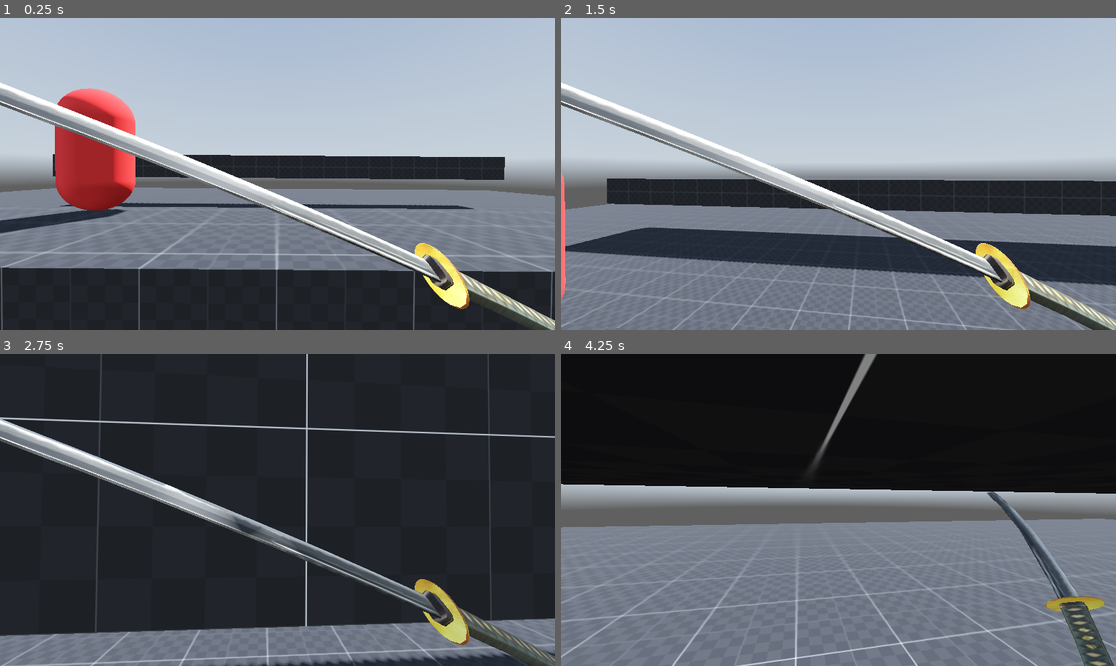
Above: before the commit, frames 1-4 (two rows, left to right).
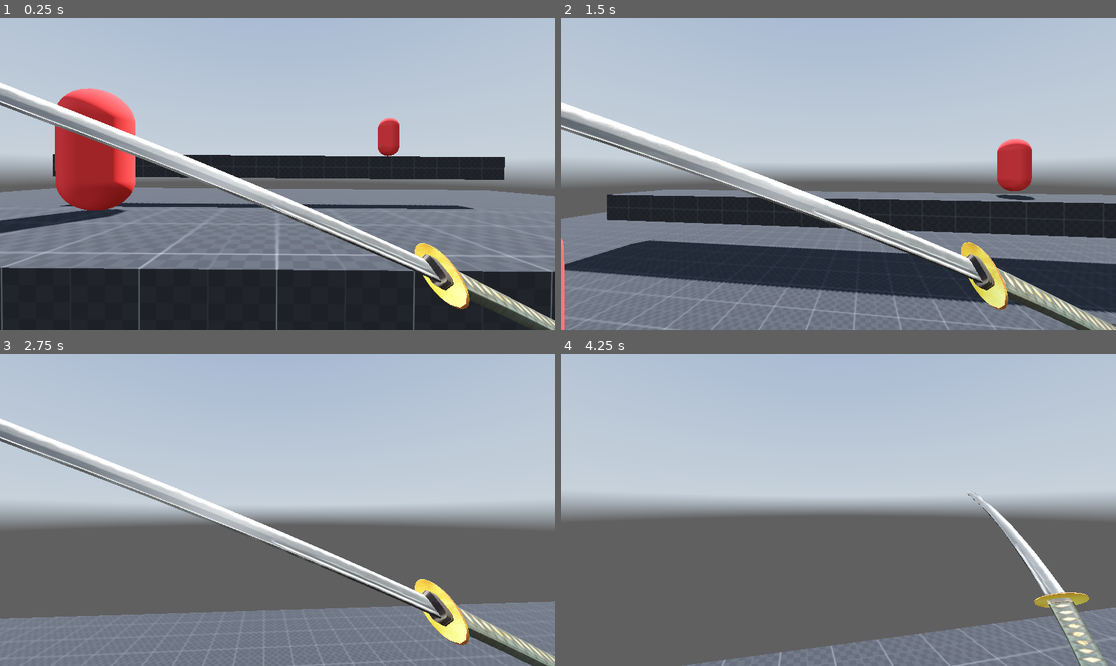
Above: after the commit, the same moments.

Repository: sugxt/slash
Game: Godot game, scene res://scenes/main.tscn
Same seed, same stepped clock (60 frames per second), same inputs: the game is played once before the commit and once after it. A sky picture missing from this copy of the repository is replaced by a grey-blue gradient.
Inputs (mouse positions are in pixels of both pictures, inside the frame that each line leads up to):
- Up to frame 1 (0.25 s): no input
- Up to frame 2 (1.5 s): tap Enter (ui_accept) at 0.5, 0.77, 1.07 s; move the mouse to (866, 174) at 0.52 s; hold C (crouch) 0.53-1.28 s; hold W (forward) from 0.53 s (still down); click (866, 174) at 0.8 s; move the mouse to (810, 174) at 1.27 s; click (810, 174) at 1.35 s
- Up to frame 3 (2.75 s): keep holding W (forward); tap Enter (ui_accept) at 1.52, 1.82, 2.3 s; tap Shift (sprint) at 1.55 s; move the mouse to (288, 503) at 2.02 s; hold Shift (sprint) from 2.03 s (still down)
- Up to frame 4 (4.25 s): keep holding W (forward); move the mouse to (832, 516) at 2.77 s; release Shift (sprint) at 2.78 s; tap Enter (ui_accept) at 2.85, 3.02, 3.32, 3.77, 4.07 s; tap C (crouch) at 3.05 s; move the mouse to (877, 513) at 3.52 s; hold C (crouch) from 3.53 s (still down); click (877, 513) at 3.8 s

The runs differ from the first frame. In frame 1, 0.4% of the frame differs, in the area x 68-72%, y 32-45%; in frame 2, 32%; in frame 3, 88%; in frame 4, 91%, in the area x 0-100%, y 0-100%.

Commit message:
feat::Added Double Jump and Fixed Sliding

Diff:
--- a/scenes/main.tscn
+++ b/scenes/main.tscn
@@ -339,7 +339,7 @@
 }
 
 [sub_resource type="BoxShape3D" id="BoxShape3D_tefeu"]
-size = Vector3(1.97974, 1, 1)
+size = Vector3(1.97974, 0.333984, 1.10938)
 
 [sub_resource type="Animation" id="Animation_o6xl0"]
 length = 0.001
@@ -378,18 +378,6 @@
 "transitions": PackedFloat32Array(1),
 "update": 0,
 "values": [Vector3(-0.462512, 3.14159, 0.462512)]
-}
-tracks/3/type = "value"
-tracks/3/imported = false
-tracks/3/enabled = true
-tracks/3/path = NodePath("Neck/head/eyes/Hitbox:monitoring")
-tracks/3/interp = 1
-tracks/3/loop_wrap = true
-tracks/3/keys = {
-"times": PackedFloat32Array(0),
-"transitions": PackedFloat32Array(1),
-"update": 1,
-"values": [true]
 }
 
 [sub_resource type="Animation" id="Animation_85g3d"]
@@ -431,7 +419,7 @@
 tracks/1/loop_wrap = true
 tracks/1/keys = {
 "times": PackedFloat32Array(0, 0.3),
-"transitions": PackedFloat32Array(5.27802, 2.07053),
+"transitions": PackedFloat32Array(2.73207, 1),
 "update": 0,
 "values": [Vector3(0.537, -0.413, -0.374), Vector3(0.537, -0.303, -0.374)]
 }
@@ -443,21 +431,36 @@
 tracks/2/loop_wrap = true
 tracks/2/keys = {
 "times": PackedFloat32Array(0, 0.3),
-"transitions": PackedFloat32Array(4.75683, 2.07053),
+"transitions": PackedFloat32Array(2.73208, 1.10957),
 "update": 0,
 "values": [Vector3(-0.462512, 0.856957, 0.462512), Vector3(-0.462512, 3.14159, 0.462512)]
 }
-tracks/3/type = "value"
-tracks/3/imported = false
-tracks/3/enabled = true
-tracks/3/path = NodePath("Neck/head/eyes/Hitbox:monitoring")
-tracks/3/interp = 1
-tracks/3/loop_wrap = true
-tracks/3/keys = {
-"times": PackedFloat32Array(0),
-"transitions": PackedFloat32Array(1),
-"update": 1,
-"values": [false]
+
+[sub_resource type="Animation" id="Animation_choun"]
+resource_name = "slide_flip"
+tracks/0/type = "value"
+tracks/0/imported = false
+tracks/0/enabled = true
+tracks/0/path = NodePath("Neck/head/eyes/Camera3D/Meele Weapon:rotation")
+tracks/0/interp = 1
+tracks/0/loop_wrap = true
+tracks/0/keys = {
+"times": PackedFloat32Array(0, 0.6),
+"transitions": PackedFloat32Array(0.297302, 1.86607),
+"update": 0,
+"values": [Vector3(-0.462512, 3.14159, 0.462512), Vector3(-0.462512, 3.02815, -5.82067)]
+}
+tracks/1/type = "value"
+tracks/1/imported = false
+tracks/1/enabled = true
+tracks/1/path = NodePath("Neck/head/eyes/Camera3D/Meele Weapon:position")
+tracks/1/interp = 1
+tracks/1/loop_wrap = true
+tracks/1/keys = {
+"times": PackedFloat32Array(0, 0.6),
+"transitions": PackedFloat32Array(0.277393, 3.4822),
+"update": 0,
+"values": [Vector3(0.537, -0.303, -0.374), Vector3(0.537, -0.303, -0.374)]
 }
 
 [sub_resource type="Animation" id="Animation_tefeu"]
@@ -483,7 +486,7 @@
 tracks/1/loop_wrap = true
 tracks/1/keys = {
 "times": PackedFloat32Array(0, 0.2, 0.3),
-"transitions": PackedFloat32Array(4, 4, 2.63902),
+"transitions": PackedFloat32Array(4, 0.420448, 2.63902),
 "update": 0,
 "values": [Vector3(0.537, -0.303, -0.374), Vector3(0.307, -0.303, -0.504), Vector3(0.537, -0.413, -0.374)]
 }
@@ -495,21 +498,26 @@
 tracks/2/loop_wrap = true
 tracks/2/keys = {
 "times": PackedFloat32Array(0, 0.2, 0.3),
-"transitions": PackedFloat32Array(3.86374, 3.86374, 2.63902),
+"transitions": PackedFloat32Array(3.86374, 0.406125, 2.63902),
 "update": 0,
 "values": [Vector3(-0.462512, 3.14159, 0.462512), Vector3(-1.03323, 3.14159, 0.462512), Vector3(-0.462512, 0.856957, 0.462512)]
 }
-tracks/3/type = "value"
+tracks/3/type = "method"
 tracks/3/imported = false
 tracks/3/enabled = true
-tracks/3/path = NodePath("Neck/head/eyes/Hitbox:monitoring")
+tracks/3/path = NodePath(".")
 tracks/3/interp = 1
 tracks/3/loop_wrap = true
 tracks/3/keys = {
-"times": PackedFloat32Array(0, 0.266667, 0.3),
-"transitions": PackedFloat32Array(1, 1, 1),
-"update": 1,
-"values": [false, true, true]
+"times": PackedFloat32Array(0.233333, 0.3),
+"transitions": PackedFloat32Array(1, 1),
+"values": [{
+"args": [],
+"method": &"start_meele_hitbox"
+}, {
+"args": [],
+"method": &"stop_meele_hitbox"
+}]
 }
 
 [sub_resource type="AnimationLibrary" id="AnimationLibrary_85g3d"]
@@ -517,6 +525,7 @@
 &"RESET": SubResource("Animation_o6xl0"),
 &"idle": SubResource("Animation_85g3d"),
 &"reset": SubResource("Animation_tipki"),
+&"slide_flip": SubResource("Animation_choun"),
 &"swing": SubResource("Animation_tefeu")
 }
 
@@ -542,12 +551,14 @@
 [node name="CSGBox3D2" type="CSGBox3D" parent="stage"]
 transform = Transform3D(1, 0, 0, 0, 1, 0, 0, 0, 1, 0, 0.529011, -2.74292)
 use_collision = true
+collision_mask = 3
 size = Vector3(20, 1, 2.54755)
 material = SubResource("StandardMaterial3D_jyhfs")
 
 [node name="CSGBox3D3" type="CSGBox3D" parent="stage"]
 transform = Transform3D(1, 0, 0, 0, 1, 0, 0, 0, 1, 0.0514498, 1.96034, -10.2728)
 use_collision = true
+collision_mask = 3
 size = Vector3(20, 1, 2.54755)
 material = SubResource("StandardMaterial3D_jyhfs")
 
@@ -643,9 +654,10 @@
 transform = Transform3D(1, 0, 0, 0, 1, 0, 0, 0, 1, 0.537, -0.413, -3.58998)
 collision_layer = 32768
 collision_mask = 2
+monitoring = false
 
 [node name="CollisionShape3D" type="CollisionShape3D" parent="player/Neck/head/eyes/Hitbox"]
-transform = Transform3D(1, 0, 0, 0, 1, 0, 0, 0, 1, -0.253253, 0.235117, 2.49267)
+transform = Transform3D(1, 0, 0, 0, 1, 0, 0, 0, 1, -0.253253, 0.477067, 2.43798)
 shape = SubResource("BoxShape3D_tefeu")
 debug_color = Color(0.145858, 0.000242386, 0.261931, 0.42)
 
@@ -654,36 +666,10 @@
 &"": SubResource("AnimationLibrary_85g3d")
 }
 
-[node name="enemy" type="CharacterBody3D" parent="." groups=["Enemy"]]
-transform = Transform3D(1, 0, 0, 0, 1, 0, 0, 0, 1, 5.98662, 0.214735, 0)
-collision_layer = 2
-collision_mask = 3
-script = ExtResource("6_tefeu")
-
-[node name="CollisionShape3D" type="CollisionShape3D" parent="enemy"]
-transform = Transform3D(1, 0, 0, 0, 1, 0, 0, 0, 1, 0, 1.02788, 0)
-shape = SubResource("CapsuleShape3D_tbgi4")
-
-[node name="MeshInstance3D" type="MeshInstance3D" parent="enemy"]
-transform = Transform3D(1, 0, 0, 0, 1, 0, 0, 0, 1, 0, 1.02788, 0)
-mesh = SubResource("CapsuleMesh_o6xl0")
-skeleton = NodePath("../CollisionShape3D")
-
-[node name="RigidBody3D" type="RigidBody3D" parent="enemy"]
-
-[node name="CollisionShape3D" type="CollisionShape3D" parent="enemy/RigidBody3D"]
-transform = Transform3D(1, 0, 0, 0, 1, 0, 0, 0, 1, 0, 1.02788, 0)
-shape = SubResource("CapsuleShape3D_tbgi4")
-
-[node name="MeshInstance3D" type="MeshInstance3D" parent="enemy/RigidBody3D"]
-transform = Transform3D(1, 0, 0, 0, 1, 0, 0, 0, 1, 0, 1.02788, 0)
-mesh = SubResource("CapsuleMesh_o6xl0")
-skeleton = NodePath("../CollisionShape3D")
-
 [node name="enemy2" type="CharacterBody3D" parent="." groups=["Enemy"]]
 transform = Transform3D(1, 0, 0, 0, 1, 0, 0, 0, 1, -2.99364, 1.04554, -3.41373)
 collision_layer = 2
-collision_mask = 3
+collision_mask = 2
 script = ExtResource("6_tefeu")
 
 [node name="CollisionShape3D" type="CollisionShape3D" parent="enemy2"]
@@ -705,3 +691,29 @@
 transform = Transform3D(1, 0, 0, 0, 1, 0, 0, 0, 1, 0, 1.02788, 0)
 mesh = SubResource("CapsuleMesh_o6xl0")
 skeleton = NodePath("../CollisionShape3D")
+
+[node name="enemy3" type="CharacterBody3D" parent="." groups=["Enemy"]]
+transform = Transform3D(1, 0, 0, 0, 1, 0, 0, 0, 1, 5.8567, 2.5975, -10.7675)
+collision_layer = 2
+collision_mask = 2
+script = ExtResource("6_tefeu")
+
+[node name="CollisionShape3D" type="CollisionShape3D" parent="enemy3"]
+transform = Transform3D(1, 0, 0, 0, 1, 0, 0, 0, 1, 0, 1.02788, 0)
+shape = SubResource("CapsuleShape3D_tbgi4")
+
+[node name="MeshInstance3D" type="MeshInstance3D" parent="enemy3"]
+transform = Transform3D(1, 0, 0, 0, 1, 0, 0, 0, 1, 0, 1.02788, 0)
+mesh = SubResource("CapsuleMesh_o6xl0")
+skeleton = NodePath("../CollisionShape3D")
+
+[node name="RigidBody3D" type="RigidBody3D" parent="enemy3"]
+
+[node name="CollisionShape3D" type="CollisionShape3D" parent="enemy3/RigidBody3D"]
+transform = Transform3D(1, 0, 0, 0, 1, 0, 0, 0, 1, 0, 1.02788, 0)
+shape = SubResource("CapsuleShape3D_tbgi4")
+
+[node name="MeshInstance3D" type="MeshInstance3D" parent="enemy3/RigidBody3D"]
+transform = Transform3D(1, 0, 0, 0, 1, 0, 0, 0, 1, 0, 1.02788, 0)
+mesh = SubResource("CapsuleMesh_o6xl0")
+skeleton = NodePath("../CollisionShape3D")
--- a/scripts/player.gd
+++ b/scripts/player.gd
@@ -21,6 +21,7 @@
 const walking_speed = 5.0
 const sprint_speed = 8.0
 const crouching_speed = 3.0
+var jump_counter = 0;
 
 #States
 var walking = false
@@ -65,9 +66,18 @@
 # 1. Fixed melee function
 func meele():
 	if Input.is_action_just_pressed("meele"):
-		if not meele_animator.is_playing():
-			meele_animator.play("swing")
-			meele_animator.queue("reset")
+		#if not meele_animator.is_playing():
+		meele_animator.play("swing")
+		meele_animator.queue("reset")
+
+func start_meele_hitbox():
+	hitbox.monitoring = true
+	hitbox.set_deferred("monitoring", true) # Safer if animation triggers mid-frame
+
+func stop_meele_hitbox():
+	hitbox.monitoring = false
+	hitbox.set_deferred("monitoring", false)
+
 
 func _ready():
 	Input.set_mouse_mode(Input.MOUSE_MODE_CAPTURED)
@@ -75,6 +85,8 @@
 	hitbox.body_entered.connect(_on_hitbox_body_entered)
 
 func _on_hitbox_body_entered(body):
+	if !hitbox.monitoring:
+		return;
 	if body.is_in_group("Enemy"):
 		print("Hit enemy for damage:", meele_damage)
 		var direction_to_enemy = (body.global_transform.origin - global_transform.origin).normalized()
@@ -93,6 +105,15 @@
 		head.rotate_x(deg_to_rad(-event.relative.y * mouse_sens))
 		head.rotation.x = clamp(head.rotation.x, deg_to_rad(-89), deg_to_rad(89))
 
+func jump_state():
+	if is_on_floor():
+		return true;
+	elif jump_counter < 1:
+		jump_counter +=1
+		return true
+	else:
+		return false
+
 
 func _physics_process(delta: float) -> void:
 	meele()
@@ -112,10 +133,13 @@
 
 		if sprinting && input_dir != Vector2.ZERO && is_on_floor():
 			sliding = true
+			print(hitbox.monitoring)
 			slide_timer = slide_timer_max
 			slide_vector = input_dir
 			free_looking = true
 			print("Slide Begin")
+			meele_animator.play("slide_flip")
+			meele_animator.queue("RESET")
 
 		walking = false
 		sprinting = false
@@ -187,13 +211,16 @@
 	if not is_on_floor():
 		velocity += get_gravity() * delta
 
+
+
 	# Handle jump.
-	if Input.is_action_just_pressed("ui_accept") and is_on_floor():
+	if Input.is_action_just_pressed("ui_accept") and jump_state():
 		velocity.y = jump_velocity
 		sliding = false
 		animation_player.play("jumping")
 	# Handle Landing
 	if is_on_floor() && last_velocity.y < 0.0:
+		jump_counter = 0
 		animation_player.play("landing")
 	# Get the input direction and handle the movement/deceleration.
 	# As good practice, you should replace UI actions with custom gameplay actions.
Not shown: 1 places in scenes/main.tscn that only renumber resources
